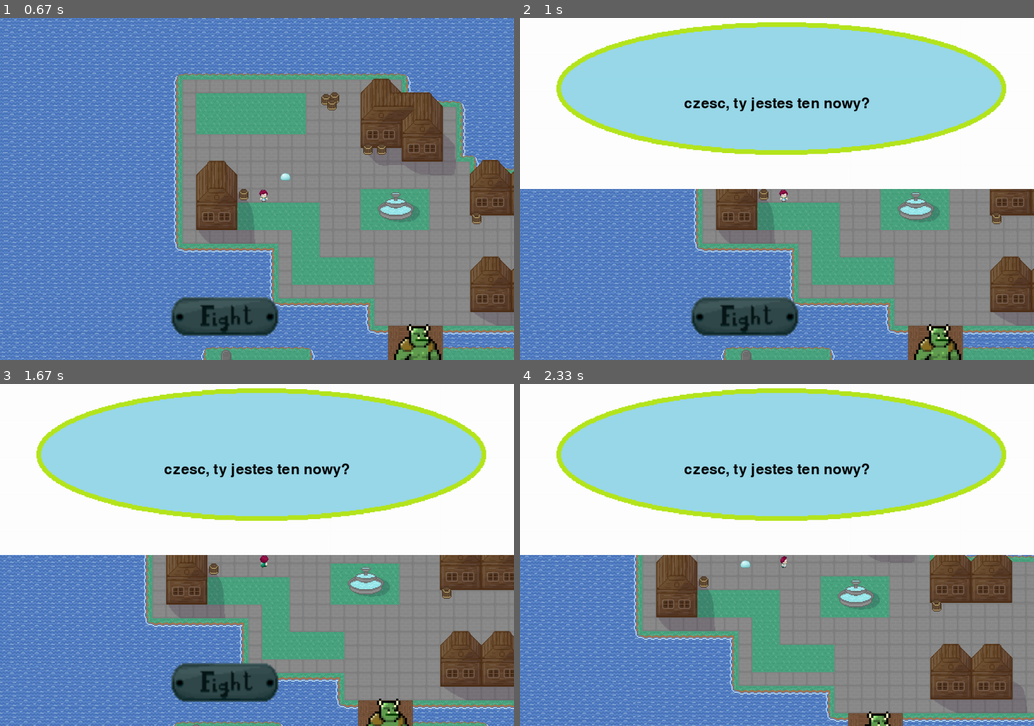
Above: before the commit, frames 1-4 (two rows, left to right).
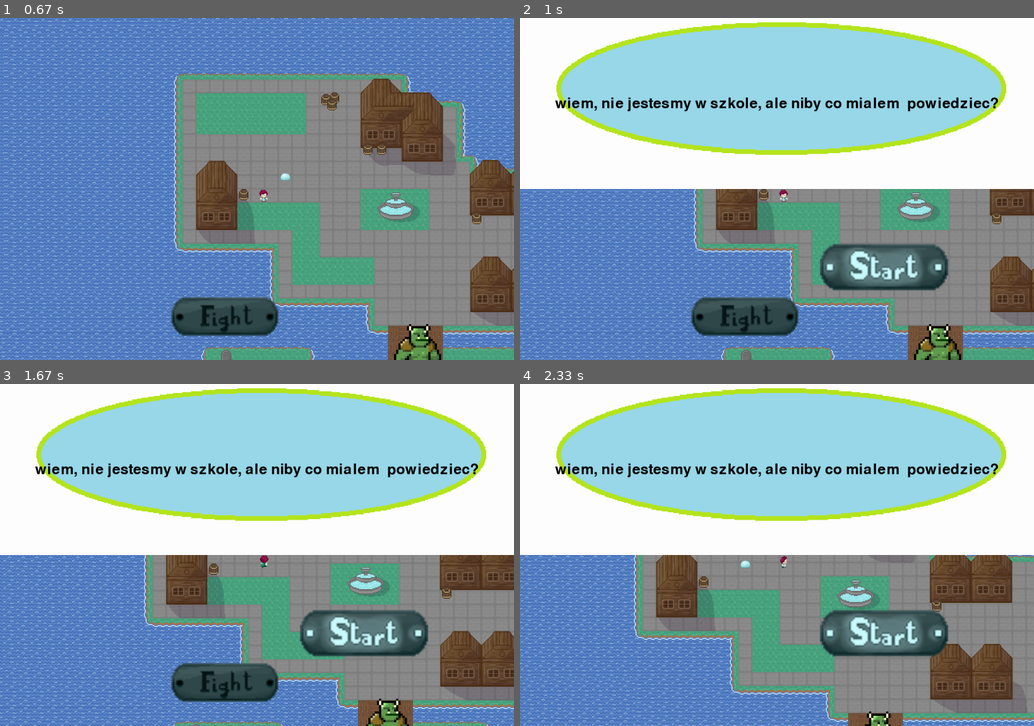
Above: after the commit, the same moments.

Repository: AGH-Narzedzia-Informatyczne-2020-2021/PyGame
Game: pygame game, started from nasza_gra/game.py
The game is run twice, just before and just after one commit, with the same random seed, the same clock (stepped at 60 frames per second) and the same inputs.
Inputs (mouse positions are in pixels of both pictures, inside the frame that each line leads up to):
- Up to frame 1 (0.67 s): press the mouse at (149, 267) at 0.37 s; move the mouse to (123, 267) at 0.47 s; release the mouse at (97, 271) at 0.6 s
- Up to frame 2 (1 s): press the mouse at (756, 322) at 0.7 s; move the mouse to (792, 298) at 0.8 s; release the mouse at (823, 274) at 0.93 s
- Up to frame 3 (1.67 s): hold Right 1-1.47 s; hold Up from 1.5 s (still down)
- Up to frame 4 (2.33 s): release Up at 1.8 s; hold Right 1.83-2.3 s

Frame 1 is identical in both runs. In frame 2, 4.7% of the frame differs, in the area x 6-93%, y 23-80%; in frame 3, 4.7%; in frame 4, 4.7%.

Commit message:
wersja bez wiekszych zmian

Diff:
--- a/nasza_gra/game.py
+++ b/nasza_gra/game.py
@@ -36,6 +36,7 @@
 M_FONT = os.path.join(grafiki, 'grafiki\PixelEmulator-xq08.ttf')
 BACKGROUND = pygame.image.load(os.path.join(grafiki, 'grafiki\\backgronud1200x800.png'))
 RAMKA_DIALOGU =  pygame.image.load(os.path.join(grafiki, 'grafiki\\ramka_dialogu.png'))
+PRZYCISK_DIALOGU = pygame.image.load(os.path.join(grafiki, 'grafiki\start_D.png'))
 
 # OKNO GRY
 SCREEN = pygame.display.set_mode((WINDOW_WIDTH, WINDOW_HEIGHT))
@@ -103,6 +104,10 @@
             elif action == 'dialog':
                 global NPC
                 NPC = True
+            elif action == 'next':
+                global NPC_NUM, FLAG_MOUSE
+                if FLAG_MOUSE:
+                    NPC_NUM[3] += 1
     else:
         SCREEN.blit(pygame.image.load(icolor), [x, y])
 
@@ -272,24 +277,37 @@
             NPC_NUM = npc
             button(400, 650, FBUTTON_D, FBUTTON_L, 'dialog')
 
+FLAG_MOUSE = True
+
+
 def dialog():
-    global NPC_NUM
+    #while
+    global NPC_NUM, FLAG_MOUSE
+
     SCREEN.blit(RAMKA_DIALOGU, (0, 0))
-    #SCREEN.blit( player_icon, (300, 500))
-    #SCREEN.blit(NPC_NUM[2], (900, 400))
     message_display(NPC_NUM[4][NPC_NUM[3]], 600, 200, 50)
-
-    MOUSE = pygame.mouse.get_pos()
+    button(700, 525, PBUTTON_D, PBUTTON_L, 'next')
+
     CLICK = pygame.mouse.get_pressed()
+    '''
+    if CLICK[0] == 1:
+        FLAG_MOUSE = False'''
+
+    '''
+    if CLICK[0] == 1:
+        FLAG_MOUSE = False
+    if CLICK[0] == 1 and FLAG_MOUSE == False:
+        CLICK[0] == 0
+    if CLICK[0] == 0 and FLAG_MOUSE == False:
+        FLAG_MOUSE = True'''
+
+
     for event in pygame.event.get():
         whether_exit(event)
-    if 700 > MOUSE[0] > 500 and 500 > MOUSE[1] > 300: # wspolrzedne niewidzialnego przycisku do przewijania tekstu
+    '''if 700 < MOUSE[0] < 1000 and 525 < MOUSE[1] < 645: # wspolrzedne niewidzialnego przycisku do przewijania tekstu
         if CLICK[0] == 1:
             NPC_NUM[3] += 1
-            print("nacisnales na przycisk?")
-            '''if NPC[3] <= 0:
-                print("jakis warunek")
-                NPC = False'''
+            print("nacisnales na przycisk?")'''
 
 # poruszanie "sie"
 def ruch_mapy():
